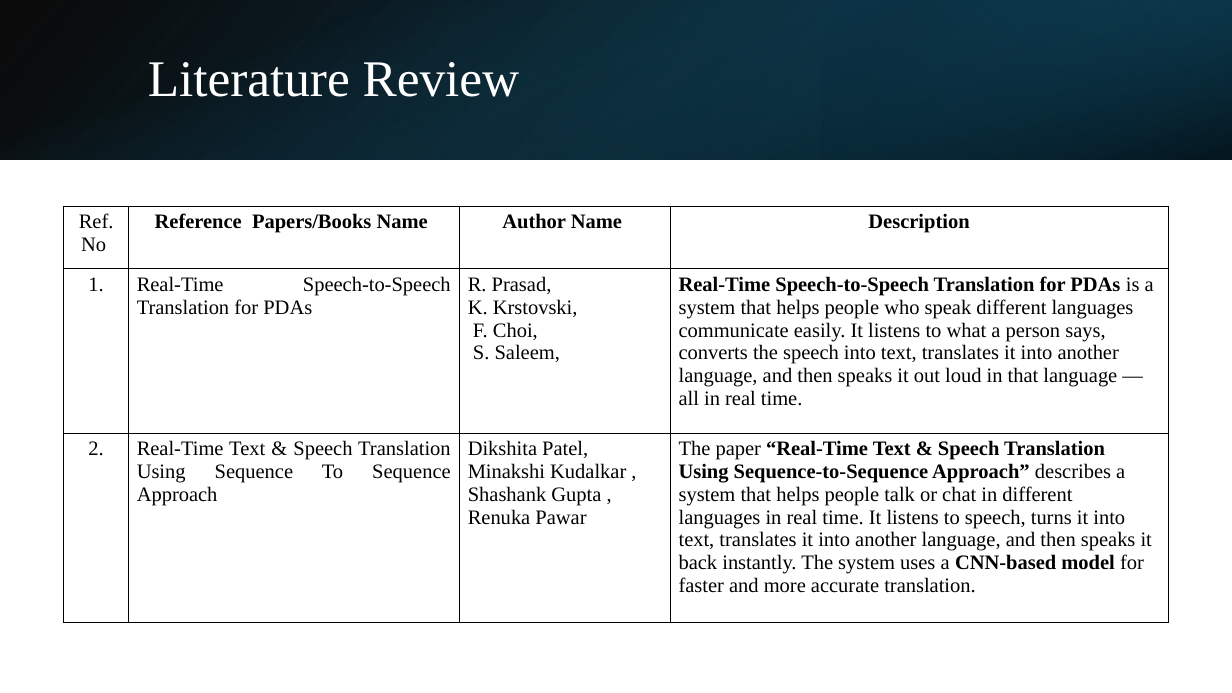
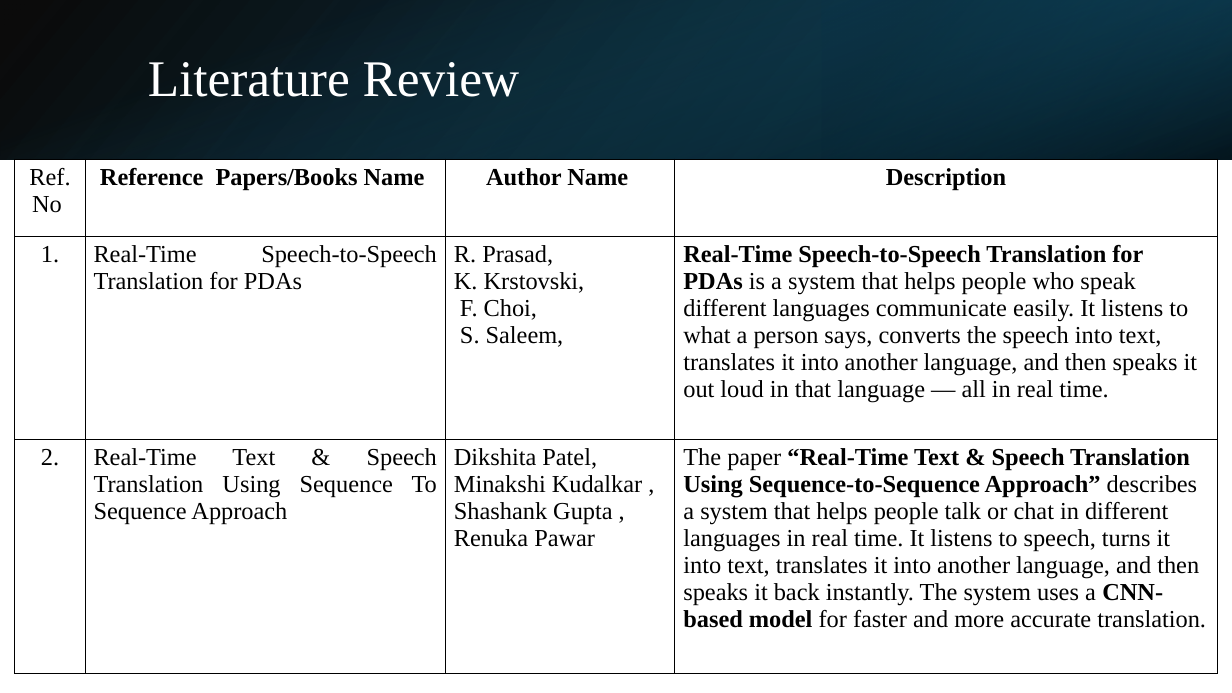
Before and after one commit to sanketbodakhe68/finel-year-projet, a slide deck: slide 4 of PPT/finel ppt.pptx. Drawn at 1232x693 pixels with LibreOffice and Linux fonts; fonts in the diff are those of the drawing. Boxes give left, top, right and bottom in pixels: in the first picture for what was removed or moved away, otherwise in the second. Text is boxed around its words. In the diff, an @@ line names an element or a change of style, - is before the commit and + after.

```diff
--- a/PPT/finel ppt.pptx
+++ b/PPT/finel ppt.pptx
@@ table at (15, 159, 1217, 674) @@
@@ size 16 to 19 pt @@
@@ table: place and size @@
-table at (64, 206, 1168, 623)
+table at (15, 159, 1217, 674)
```
Also in this commit, not shown: 7 other slides changed, 1 other file.
